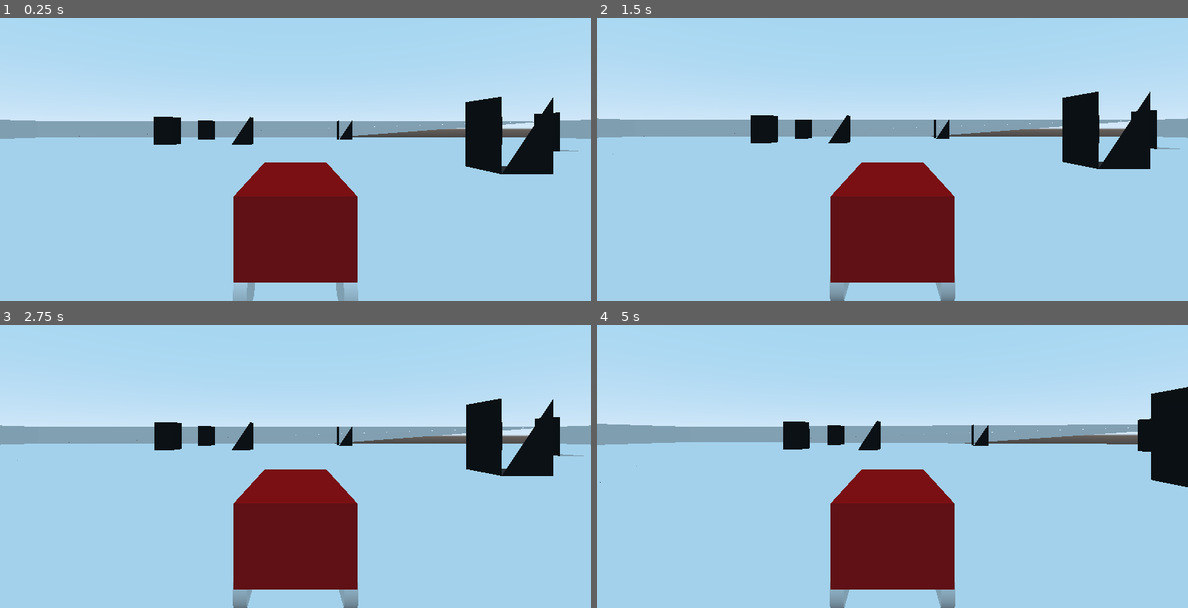
Above: before the commit, frames 1-4 (two rows, left to right).
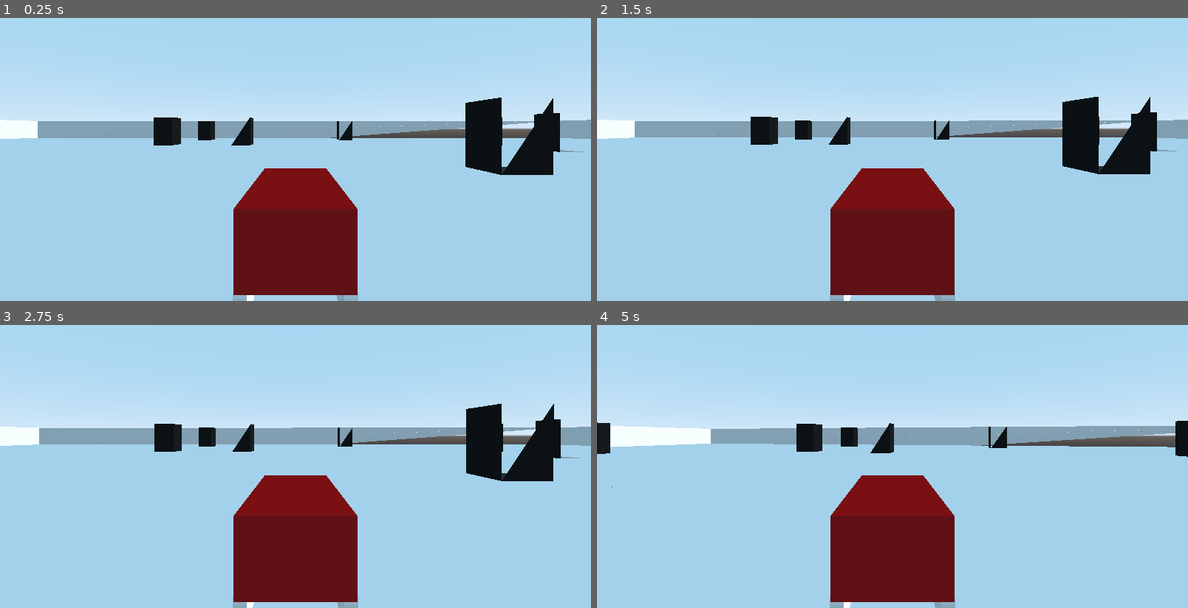
Above: after the commit, the same moments.

Repository: mc-carthy/gdGetaway
Game: Godot game, scene res://World/World.tscn
Two runs of this game, one before a commit and one after it. Both use one fixed random seed, a clock stepped at 60 frames per second and the inputs below. This scene is started directly instead of the project's main scene.
Inputs:
- Up to frame 1 (0.25 s): no input
- Up to frame 2 (1.5 s): hold D (steer_right) 0.53-1.28 s; hold S (brake) from 1.28 s (still down)
- Up to frame 3 (2.75 s): tap Enter at 2 s; release S (brake) at 2.03 s; hold D (steer_right) from 2.03 s (still down)
- Up to frame 4 (5 s): release D (steer_right) at 2.78 s; hold W (accelerate) 2.78-3.53 s; hold A (steer_left) from 3.53 s (still down)

The runs differ from the first frame. In frame 1, 3.1% of the frame differs, in the area x 0-100%, y 27-100%; in frame 2, 4.2%; in frame 3, 4.3%; in frame 4, 8.5%, in the area x 0-100%, y 21-100%.

Commit message:
Vehicle param tweaking

Diff:
--- a/Player/Player.gd
+++ b/Player/Player.gd
@@ -2,8 +2,9 @@
 
 const MAX_STEER_ANGLE: float = 0.35
 const STEER_SPEED: float = 20.0
-const MAX_ENGINE_FORCE: float = 175.0
+const MAX_ENGINE_FORCE: float = 250.0
 const MAX_BRAKE_FORCE: float = 10.0
+const MAX_SPEED: float = 30.0
 
 var steer_target: float = 0.0
 var steer_angle: float = 0.0
@@ -22,6 +23,8 @@
 	return lerp(steer_angle, steer_target, STEER_SPEED * delta)
 
 func get_throttle() -> float:
+	if linear_velocity.length() > MAX_SPEED:
+		return 0.0
 	if Input.is_action_pressed('brake') and (self.linear_velocity.length() < 0.01 or self.linear_velocity.z > 0):
 		return Input.get_action_strength('brake') * -MAX_ENGINE_FORCE / 2
 	return Input.get_action_strength('accelerate') * MAX_ENGINE_FORCE
--- a/Player/Player.tscn
+++ b/Player/Player.tscn
@@ -20,24 +20,31 @@
 script = ExtResource( 1 )
 
 [node name="MeshInstance" type="MeshInstance" parent="."]
-transform = Transform( 1, 0, 0, 0, 1, 0, 0, 0, 1, 0, 1.2, 0 )
+transform = Transform( 1, 0, 0, 0, 1, 0, 0, 0, 1, 0, 1, 0 )
 mesh = SubResource( 1 )
-material/0 = SubResource( 4 )
+material/0 = SubResource( 2 )
 
 [node name="CollisionShape" type="CollisionShape" parent="."]
 transform = Transform( 1, 0, 0, 0, 1, 0, 0, 0, 1, 0, 1, 0 )
-shape = SubResource( 2 )
+shape = SubResource( 3 )
 
 [node name="WheelFL" type="VehicleWheel" parent="."]
 transform = Transform( 1, 0, 0, 0, 1, 0, 0, 0, 1, 1, 0.11543, 1.1 )
 engine_force = 4.57818e-41
 use_as_traction = true
 use_as_steering = true
+wheel_roll_influence = 0.05
 wheel_rest_length = 0.4
+wheel_friction_slip = 10.0
+suspension_travel = 0.4
+suspension_stiffness = 15.0
+suspension_max_force = 750.0
+damping_compression = 1.0
+damping_relaxation = 4.0
 
 [node name="MeshInstance" type="MeshInstance" parent="WheelFL"]
 transform = Transform( -1.62921e-07, -1, 0, 1, -1.62921e-07, 0, 0, 0, 1, 0, 0, 0 )
-mesh = SubResource( 3 )
+mesh = SubResource( 4 )
 material/0 = null
 
 [node name="WheelFR" type="VehicleWheel" parent="."]
@@ -45,31 +52,52 @@
 engine_force = 4.57818e-41
 use_as_traction = true
 use_as_steering = true
+wheel_roll_influence = 0.05
 wheel_rest_length = 0.4
+wheel_friction_slip = 10.0
+suspension_travel = 0.4
+suspension_stiffness = 15.0
+suspension_max_force = 750.0
+damping_compression = 1.0
+damping_relaxation = 4.0
 
 [node name="MeshInstance" type="MeshInstance" parent="WheelFR"]
 transform = Transform( -1.62921e-07, -1, 0, 1, -1.62921e-07, 0, 0, 0, 1, 0, 0, 0 )
-mesh = SubResource( 3 )
+mesh = SubResource( 4 )
 material/0 = null
 
 [node name="WheelRL" type="VehicleWheel" parent="."]
 transform = Transform( 1, 0, 0, 0, 1, 0, 0, 0, 1, 1, 0.11543, -1.1 )
 engine_force = 4.57818e-41
+wheel_roll_influence = 0.05
 wheel_rest_length = 0.4
+wheel_friction_slip = 3.0
+suspension_travel = 0.4
+suspension_stiffness = 15.0
+suspension_max_force = 750.0
+damping_compression = 1.0
+damping_relaxation = 4.0
 
 [node name="MeshInstance" type="MeshInstance" parent="WheelRL"]
 transform = Transform( -1.62921e-07, -1, 0, 1, -1.62921e-07, 0, 0, 0, 1, 0, 0, 0 )
-mesh = SubResource( 3 )
+mesh = SubResource( 4 )
 material/0 = null
 
 [node name="WheelRR" type="VehicleWheel" parent="."]
 transform = Transform( 1, 0, 0, 0, 1, 0, 0, 0, 1, -1, 0.11543, -1.1 )
 engine_force = 4.57818e-41
+wheel_roll_influence = 0.05
 wheel_rest_length = 0.4
+wheel_friction_slip = 3.0
+suspension_travel = 0.4
+suspension_stiffness = 15.0
+suspension_max_force = 750.0
+damping_compression = 1.0
+damping_relaxation = 4.0
 
 [node name="MeshInstance" type="MeshInstance" parent="WheelRR"]
 transform = Transform( -1.62921e-07, -1, 0, 1, -1.62921e-07, 0, 0, 0, 1, 0, 0, 0 )
-mesh = SubResource( 3 )
+mesh = SubResource( 4 )
 material/0 = null
 
 [node name="Camera" type="Camera" parent="."]
--- a/World/World.tscn
+++ b/World/World.tscn
@@ -179,3 +179,6 @@
 [node name="Player" parent="." instance=ExtResource( 1 )]
 transform = Transform( 1, 0, 0, 0, 1, 0, 0, 0, 1, 0, 1.6902, 10.1881 )
 mass = 122.449
+
+[node name="DirectionalLight" type="DirectionalLight" parent="."]
+transform = Transform( 0.707107, 0, -0.707107, -0.612373, 0.5, -0.612373, 0.353553, 0.866025, 0.353553, 0, 7, 0 )
Not shown: 1 places in Player/Player.tscn that only renumber resources
